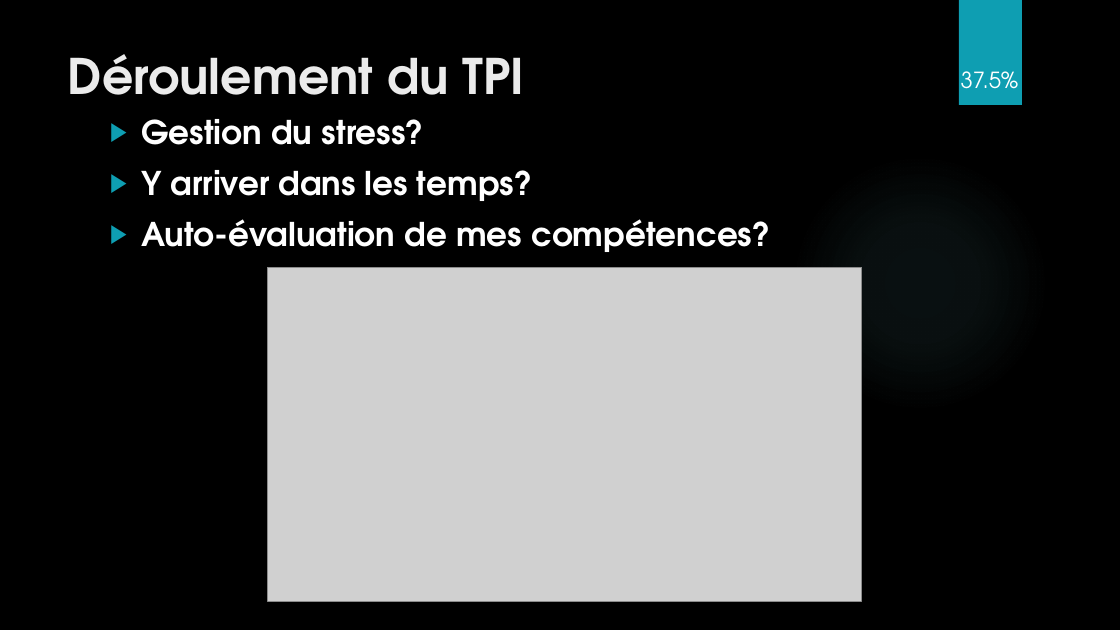
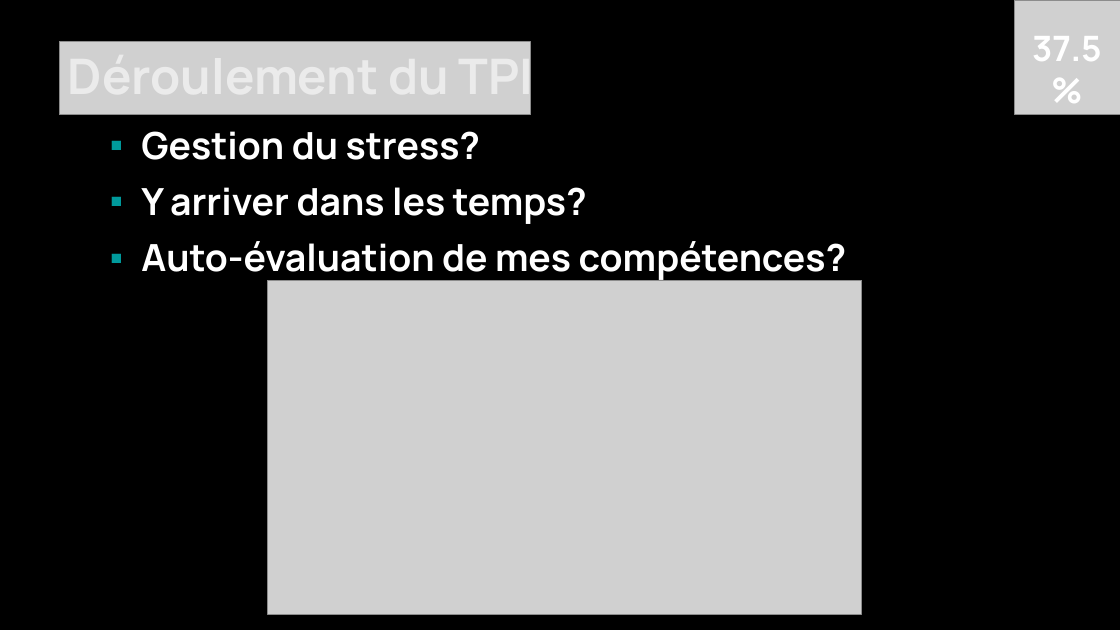
Before and after one commit to Daxank/TPI, a slide deck: slide 3 of TPI_Multiplix_presentation.pptx. Drawn at 1120x630 pixels with LibreOffice and Linux fonts; fonts in the diff are those of the drawing; grey boxes stand for pictures; background and template pictures are left out. Boxes give left, top, right and bottom in pixels: in the first picture for what was removed or moved away, otherwise in the second. Text is boxed around its words. In the diff, an @@ line names an element or a change of style, - is before the commit and + after.

```diff
--- a/TPI_Multiplix_presentation.pptx
+++ b/TPI_Multiplix_presentation.pptx
@@ rectangle removed at <box>959,0,1022,105</box> @@
@@ text "37.5%": place and size @@
-text "37.5%" at <box>961,71,1019,89</box>
+text "37.5%" at <box>1032,36,1102,61</box>
@@ text "37.5%" at <box>1032,36,1102,61</box>: size 19 to 30 pt, font TeX Gyre Adventor to Manrope, bold on @@
@@ picture added at <box>1015,0,1120,115</box> @@
@@ title "Déroulement du TPI" at <box>292,132,338,160</box>: font TeX Gyre Adventor to Manrope @@
@@ picture added at <box>60,42,531,115</box> @@
@@ text "Gestion du stress?": place and size @@
-text "Gestion du stress?" at <box>141,119,770,252</box>
+text "Gestion du stress?" at <box>141,131,847,282</box>
@@ text "Gestion du stress?" at <box>141,131,847,282</box>: size 28 to 32 pt, font TeX Gyre Adventor to Manrope; bullet ▶ to ▪; bullet colour #0E9EB2 to #009A9C @@
@@ ellipse removed at <box>791,154,1049,413</box> @@
@@ picture: place and size @@
-picture at <box>268,267,862,602</box>
+picture at <box>268,280,862,614</box>
```
Also in this commit, not shown: 7 other slides changed.
